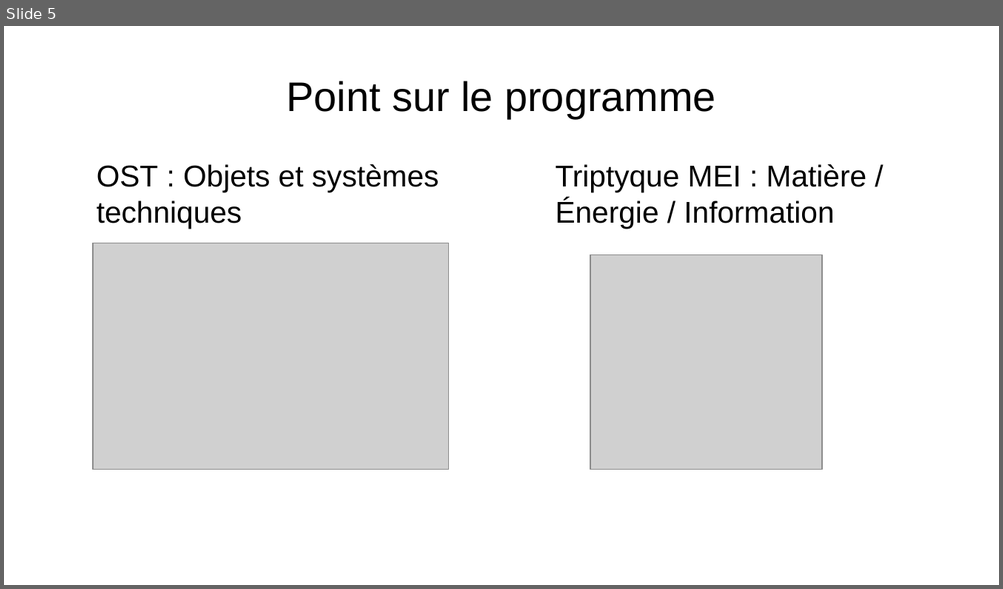
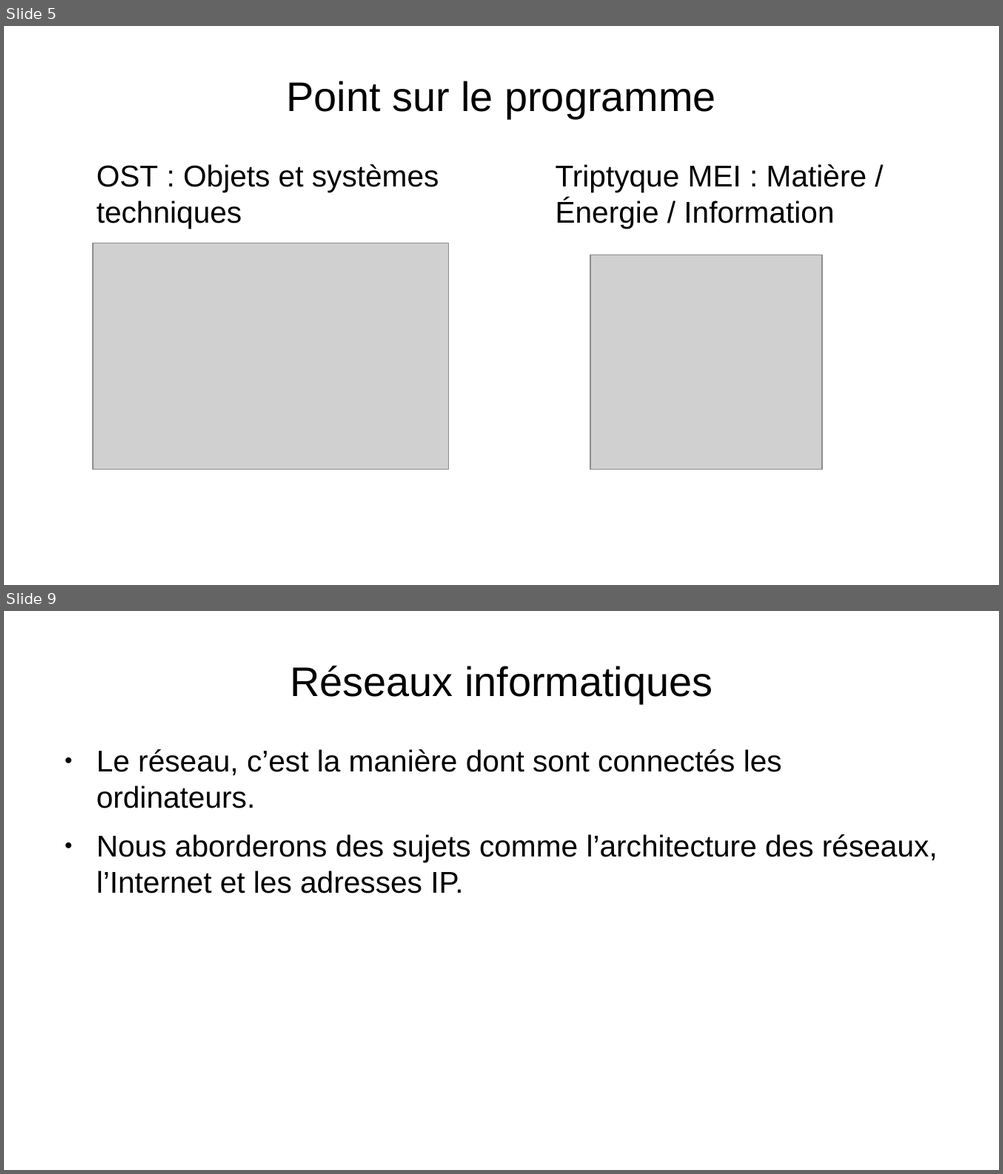
Before and after one commit to Merliin42/Cours-Techno, a slide deck: Introduction/Introduction.odp. Shown one above the other, each under a label of ours: slide 5 before the commit, slides 5 and 9 after it; the slides between them are not shown. The pictures are 1003x589 and 1003x1174 pixels, drawn with LibreOffice and Linux fonts; fonts in the diff are those of the drawing; grey boxes stand for pictures; background and template pictures are left out. Boxes give left, top, right and bottom in pixels: in the first picture for what was removed or moved away, otherwise in the second. Text is boxed around its words. In the diff, an @@ line names an element or a change of style, - is before the commit and + after.

```diff
--- a/Introduction/Introduction.odp
+++ b/Introduction/Introduction.odp
@@ slide 9 added at <box>4,611,999,1170</box>, background picture (left out) @@
@@ title added at <box>290,666,712,703</box>, 33 pt, text #000000 @@
+Réseaux informatiques
@@ text added at <box>96,749,937,894</box>, 24 pt, text #000000 @@
+● Le réseau, c’est la manière dont sont connectés les ordinateurs.
+● Nous aborderons des sujets comme l’architecture des réseaux, l’Internet et les adresses IP.
```
Also in this commit, not shown: 2 slides changed, 2 other slides added, 2 slides removed.
